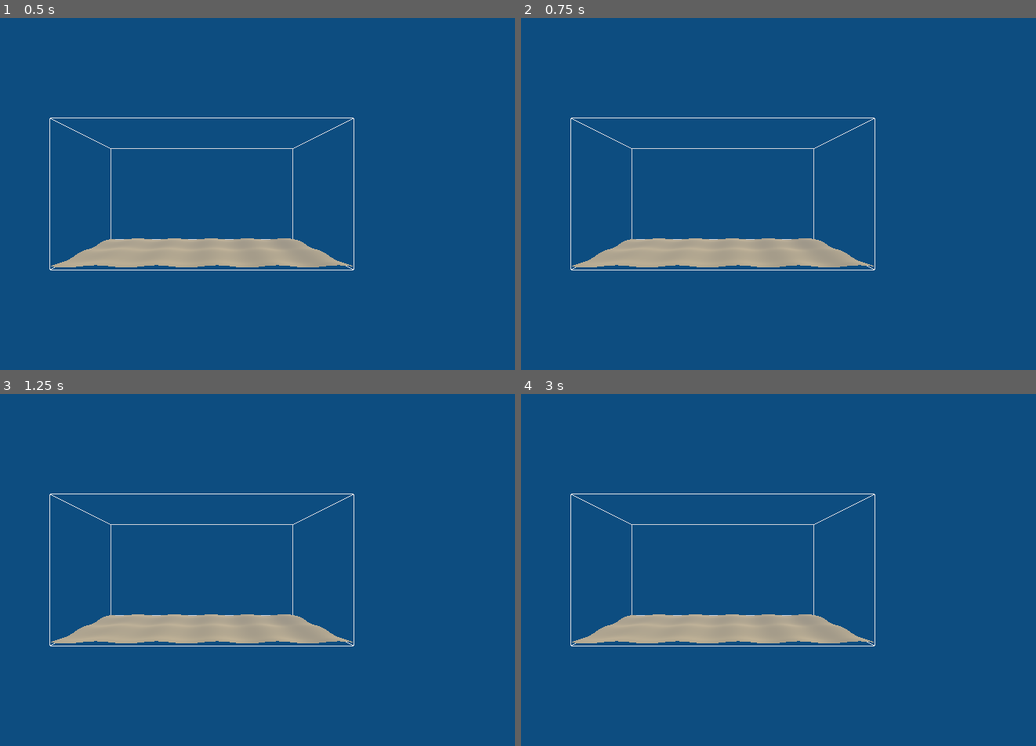
Above: before the commit, frames 1-4 (two rows, left to right).
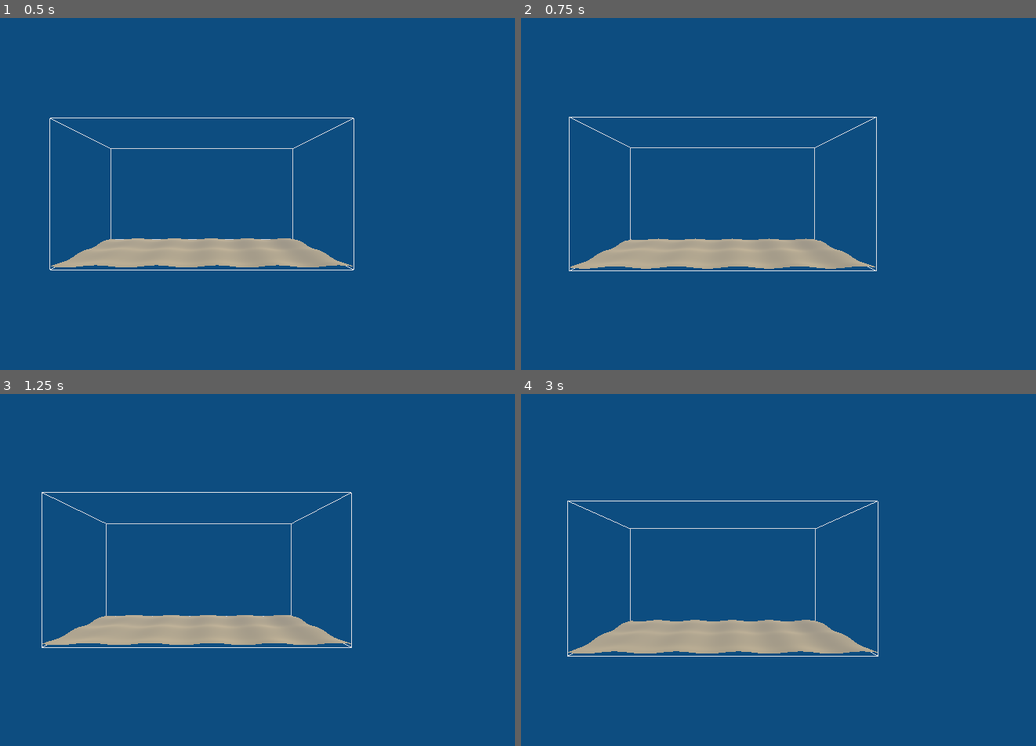
Above: after the commit, the same moments.

Repository: Lou-Simon/thon-sur-ton
Game: Godot game, scene res://aquarium/aquarium.tscn
Two runs of this game, one before a commit and one after it. Both use one fixed random seed, a clock stepped at 60 frames per second and the inputs below.
Inputs (mouse positions are in pixels of both pictures, inside the frame that each line leads up to):
- Up to frame 1 (0.5 s): no input
- Up to frame 2 (0.75 s): tap Enter at 0.5 s; move the mouse to (860, 176) at 0.52 s; tap W (camera_avancer, bound only after the commit) at 0.6 s
- Up to frame 3 (1.25 s): tap D (camera_droite, bound only after the commit) at 0.8 s
- Up to frame 4 (3 s): move the mouse to (598, 587) at 1.27 s; tap D (camera_droite, bound only after the commit) at 1.35 s; tap A (camera_gauche, bound only after the commit) at 1.55, 2.1 s; move the mouse to (783, 492) at 2.02 s; tap Space (camera_monter, bound only after the commit) at 2.3, 2.85 s; move the mouse to (690, 640) at 2.77 s

Frame 1 is identical in both runs. In frame 2, 1.4% of the frame differs, in the area x 9-70%, y 28-72%; in frame 3, 1.7%; in frame 4, 3.6%, in the area x 8-70%, y 28-75%.

Commit message:
feat: ajoute la caméra orbitale avec zoom et déplacement
Co-Authored-By: Claude Opus 5.5 <noreply@anthropic.com>

Diff:
--- a/godot/aquarium/aquarium.gd
+++ b/godot/aquarium/aquarium.gd
@@ -11,7 +11,7 @@
 @export var dimensions: Vector3 = Vector3(40.0, 20.0, 20.0)
 
 @onready var _aretes: MeshInstance3D = $Aretes
-@onready var _camera: Camera3D = $Camera
+@onready var _camera: CameraAquarium = $Camera
 @onready var _sol: Sol = $Sol
 
 
@@ -19,7 +19,8 @@
 	_tracer_aretes()
 	# Le sol reçoit les dimensions au lieu de les réécrire : elles restent définies ici.
 	_sol.construire(dimensions)
-	_placer_camera()
+	# La caméra aussi, avec la hauteur des plus hautes dunes : elle doit rester au-dessus.
+	_camera.installer(dimensions, -dimensions.y / 2.0 + _sol.hauteur_dunes)
 
 
 # Trace les 12 aretes de la boite : 4 aretes paralleles a chacun des 3 axes.
@@ -41,14 +42,3 @@
 			maillage.surface_add_vertex(Vector3(a * demi.x, b * demi.y, demi.z))
 	maillage.surface_end()
 	_aretes.mesh = maillage
-
-
-# Recule la camera, face a l'aquarium, juste assez pour voir toute la boite.
-func _placer_camera() -> void:
-	# Rayon de la sphere qui contient la boite : la moitie de sa diagonale.
-	var rayon: float = dimensions.length() / 2.0
-	# La sphere tient dans le champ de vision quand sin(angle / 2) = rayon / distance.
-	var demi_angle: float = deg_to_rad(_camera.fov / 2.0)
-	var distance: float = rayon / sin(demi_angle)
-	# Une camera regarde vers -z : on la recule donc vers +z (Vector3.BACK).
-	_camera.position = Vector3.BACK * distance
--- a/godot/aquarium/aquarium.tscn
+++ b/godot/aquarium/aquarium.tscn
@@ -3,6 +3,7 @@
 [ext_resource type="Script" uid="uid://cs4yghet4ekgi" path="res://aquarium/aquarium.gd" id="1_aquarium"]
 [ext_resource type="Script" uid="uid://bx5xqa4fiis6g" path="res://aquarium/sol.gd" id="2_sol"]
 [ext_resource type="Script" uid="uid://lok43c2l8u4p" path="res://aquarium/ambiance.gd" id="3_ambiance"]
+[ext_resource type="Script" uid="uid://dmf2ids5tiuth" path="res://aquarium/camera.gd" id="4_camera"]
 
 [sub_resource type="StandardMaterial3D" id="StandardMaterial3D_aretes"]
 shading_mode = 0
@@ -23,3 +24,4 @@
 transform = Transform3D(0.70710677, -0.5, 0.5, 0, 0.70710677, 0.70710677, -0.70710677, -0.5, 0.5, 0, 0, 0)
 
 [node name="Camera" type="Camera3D" parent="." unique_id=1771163227]
+script = ExtResource("4_camera")
--- /dev/null
+++ b/godot/aquarium/camera.gd
@@ -0,0 +1,152 @@
+extends Camera3D
+class_name CameraAquarium
+## La caméra de l'aquarium : elle tourne autour d'un point, le pivot, et le regarde toujours.
+## La souris change les deux angles et la distance, le clavier déplace le pivot.
+## En zoomant près du pivot puis en le déplaçant, on se promène dans l'aquarium.
+##
+## Chaque réglage existe en deux exemplaires : la valeur voulue, que les commandes
+## modifient d'un coup, et la valeur affichée, qui la rejoint en douceur.
+
+## Angle dont la caméra tourne quand la souris glisse d'un pixel, en degrés.
+@export var sensibilite_souris: float = 0.3
+## Tangage le plus fort, vers le haut comme vers le bas, en degrés.
+## Doit rester sous 90 : à la verticale exacte, la caméra ne sait plus où est le haut.
+@export var tangage_max: float = 85.0
+## Part de la distance gagnée ou perdue à chaque cran de molette (0.1 = 10 %).
+@export var pas_zoom: float = 0.1
+## Distance la plus courte entre la caméra et le pivot, en unités Godot.
+@export var distance_min: float = 2.0
+## Distance la plus longue, en nombre de fois la distance de départ.
+@export var facteur_distance_max: float = 1.5
+## Vitesse du pivot quand on le déplace au clavier, en unités Godot par seconde.
+@export var vitesse_pivot: float = 10.0
+## Hauteur gardée entre la caméra (ou le pivot) et le haut des dunes, en unités Godot.
+@export var marge_sol: float = 0.5
+## Rapidité avec laquelle la vue rejoint la position voulue : plus c'est grand, plus c'est vif.
+@export var douceur: float = 10.0
+
+# Limites reçues de l'aquarium, ou calculées à partir de ses dimensions.
+var _pivot_min: Vector3
+var _pivot_max: Vector3
+var _hauteur_min: float
+var _distance_depart: float
+var _distance_max: float
+
+# Valeurs voulues : là où les commandes demandent d'aller.
+var _pivot_voulu: Vector3
+var _lacet_voulu: float
+var _tangage_voulu: float
+var _distance_voulue: float
+
+# Valeurs affichées : là où la caméra en est. Angles en radians.
+var _pivot: Vector3
+var _lacet: float
+var _tangage: float
+var _distance: float
+
+
+func _process(delta: float) -> void:
+	_deplacer_pivot(delta)
+	_adoucir(delta)
+	_placer()
+
+
+# `_unhandled_input` ne reçoit que ce que l'interface n'a pas utilisé :
+# un clic sur un futur bouton ne fera pas tourner la caméra.
+func _unhandled_input(evenement: InputEvent) -> void:
+	if evenement is InputEventMouseMotion and Input.is_action_pressed("camera_tourner"):
+		_tourner((evenement as InputEventMouseMotion).relative)
+	elif evenement.is_action_pressed("camera_zoom_avant"):
+		_zoomer(1.0 - pas_zoom)
+	elif evenement.is_action_pressed("camera_zoom_arriere"):
+		_zoomer(1.0 + pas_zoom)
+	elif evenement.is_action_pressed("camera_recentrer"):
+		_recentrer()
+
+
+# Prépare la caméra pour une boîte de la taille donnée, dont le sable monte jusqu'à `hauteur_sol`.
+# C'est l'aquarium qui appelle cette fonction : lui seul connaît les dimensions.
+func installer(dimensions: Vector3, hauteur_sol: float) -> void:
+	var demi: Vector3 = dimensions / 2.0
+	_hauteur_min = hauteur_sol + marge_sol
+	# Le pivot reste dans la boîte, au-dessus du sable.
+	_pivot_min = Vector3(-demi.x, _hauteur_min, -demi.z)
+	_pivot_max = demi
+	# Distance de départ : juste assez pour voir toute la boîte.
+	# Rayon de la sphère qui contient la boîte : la moitié de sa diagonale.
+	var rayon: float = dimensions.length() / 2.0
+	# La sphère tient dans le champ de vision quand sin(angle / 2) = rayon / distance.
+	_distance_depart = rayon / sin(deg_to_rad(fov / 2.0))
+	_distance_max = _distance_depart * facteur_distance_max
+	_recentrer()
+	# Au lancement, la caméra est tout de suite à la vue de départ, sans glisser jusqu'à elle.
+	_distance = _distance_voulue
+	_placer()
+
+
+# Retour à la vue de départ : pivot au centre de la boîte, caméra de face, toute la boîte visible.
+func _recentrer() -> void:
+	# Après plusieurs tours, le lacet vaut plus d'un tour complet. On le ramène entre
+	# -PI et PI (même angle, même image), sinon le retour déroulerait tous les tours.
+	_lacet = wrapf(_lacet, -PI, PI)
+	_pivot_voulu = Vector3.ZERO
+	_lacet_voulu = 0.0
+	_tangage_voulu = 0.0
+	_distance_voulue = _distance_depart
+
+
+# Tourne autour du pivot, d'après le glissement de la souris en pixels.
+func _tourner(glissement: Vector2) -> void:
+	var angle: Vector2 = glissement * deg_to_rad(sensibilite_souris)
+	# Souris vers la droite : la caméra part à gauche, la scène suit donc la souris.
+	_lacet_voulu -= angle.x
+	# Souris vers le bas : la caméra monte et regarde l'aquarium de plus haut.
+	var limite: float = deg_to_rad(tangage_max)
+	_tangage_voulu = clampf(_tangage_voulu + angle.y, -limite, limite)
+
+
+# Multiplie la distance au pivot : le zoom reste régulier de près comme de loin.
+func _zoomer(facteur: float) -> void:
+	_distance_voulue = clampf(_distance_voulue * facteur, distance_min, _distance_max)
+
+
+# Déplace le pivot au clavier, par rapport à la direction dans laquelle on regarde.
+func _deplacer_pivot(delta: float) -> void:
+	# x : gauche (-1) ou droite (+1). y : avancer (-1) ou reculer (+1).
+	var plan: Vector2 = Input.get_vector(
+			"camera_gauche", "camera_droite", "camera_avancer", "camera_reculer")
+	var vertical: float = Input.get_axis("camera_descendre", "camera_monter")
+	# Reculer, c'est aller vers +z quand le lacet est nul. On tourne ce déplacement
+	# du même lacet que la caméra, autour de la verticale : monter reste donc vertical.
+	var deplacement: Vector3 = Vector3(plan.x, vertical, plan.y).rotated(Vector3.UP, _lacet)
+	_pivot_voulu += deplacement * vitesse_pivot * delta
+	_pivot_voulu = _pivot_voulu.clamp(_pivot_min, _pivot_max)
+
+
+# Rapproche les valeurs affichées des valeurs voulues.
+func _adoucir(delta: float) -> void:
+	# Part du chemin parcourue pendant cette image. Avec l'exponentielle, deux images
+	# courtes font exactement le même chemin qu'une image longue : le mouvement ne
+	# dépend pas du nombre d'images par seconde.
+	var part: float = 1.0 - exp(-douceur * delta)
+	_pivot = _pivot.lerp(_pivot_voulu, part)
+	_lacet = lerpf(_lacet, _lacet_voulu, part)
+	_tangage = lerpf(_tangage, _tangage_voulu, part)
+	_distance = lerpf(_distance, _distance_voulue, part)
+
+
+# Calcule la position de la caméra à partir du pivot, des deux angles et de la distance.
+func _placer() -> void:
+	# Direction du pivot vers la caméra, de longueur 1.
+	# Le tangage est l'angle au-dessus de l'horizontale : sin(tangage) donne la hauteur,
+	# cos(tangage) ce qui reste à l'horizontale. Le lacet répartit ce reste entre x et z.
+	# Angles nuls : direction (0, 0, 1), la caméra est en +z, face à l'aquarium.
+	var direction: Vector3 = Vector3(
+			cos(_tangage) * sin(_lacet),
+			sin(_tangage),
+			cos(_tangage) * cos(_lacet))
+	var cible: Vector3 = _pivot + direction * _distance
+	# La caméra ne passe jamais sous le sable : si elle descendait trop, on la remonte.
+	cible.y = maxf(cible.y, _hauteur_min)
+	# L'aquarium est centré sur l'origine : ses coordonnées sont celles du monde.
+	look_at_from_position(cible, _pivot)
--- a/godot/project.godot
+++ b/godot/project.godot
@@ -13,3 +13,56 @@
 config/name="Thon sur thon"
 run/main_scene="res://aquarium/aquarium.tscn"
 config/features=PackedStringArray("4.7", "Forward Plus")
+
+[input]
+
+camera_tourner={
+"deadzone": 0.2,
+"events": [Object(InputEventMouseButton,"resource_local_to_scene":false,"resource_name":"","device":-1,"window_id":0,"alt_pressed":false,"shift_pressed":false,"ctrl_pressed":false,"meta_pressed":false,"button_mask":0,"position":Vector2(0, 0),"global_position":Vector2(0, 0),"factor":1.0,"button_index":1,"canceled":false,"pressed":false,"double_click":false,"script":null)
+]
+}
+camera_zoom_avant={
+"deadzone": 0.2,
+"events": [Object(InputEventMouseButton,"resource_local_to_scene":false,"resource_name":"","device":-1,"window_id":0,"alt_pressed":false,"shift_pressed":false,"ctrl_pressed":false,"meta_pressed":false,"button_mask":0,"position":Vector2(0, 0),"global_position":Vector2(0, 0),"factor":1.0,"button_index":4,"canceled":false,"pressed":false,"double_click":false,"script":null)
+]
+}
+camera_zoom_arriere={
+"deadzone": 0.2,
+"events": [Object(InputEventMouseButton,"resource_local_to_scene":false,"resource_name":"","device":-1,"window_id":0,"alt_pressed":false,"shift_pressed":false,"ctrl_pressed":false,"meta_pressed":false,"button_mask":0,"position":Vector2(0, 0),"global_position":Vector2(0, 0),"factor":1.0,"button_index":5,"canceled":false,"pressed":false,"double_click":false,"script":null)
+]
+}
+camera_avancer={
+"deadzone": 0.2,
+"events": [Object(InputEventKey,"resource_local_to_scene":false,"resource_name":"","device":-1,"window_id":0,"alt_pressed":false,"shift_pressed":false,"ctrl_pressed":false,"meta_pressed":false,"pressed":false,"keycode":0,"physical_keycode":87,"key_label":0,"unicode":0,"location":0,"echo":false,"script":null)
+]
+}
+camera_reculer={
+"deadzone": 0.2,
+"events": [Object(InputEventKey,"resource_local_to_scene":false,"resource_name":"","device":-1,"window_id":0,"alt_pressed":false,"shift_pressed":false,"ctrl_pressed":false,"meta_pressed":false,"pressed":false,"keycode":0,"physical_keycode":83,"key_label":0,"unicode":0,"location":0,"echo":false,"script":null)
+]
+}
+camera_gauche={
+"deadzone": 0.2,
+"events": [Object(InputEventKey,"resource_local_to_scene":false,"resource_name":"","device":-1,"window_id":0,"alt_pressed":false,"shift_pressed":false,"ctrl_pressed":false,"meta_pressed":false,"pressed":false,"keycode":0,"physical_keycode":65,"key_label":0,"unicode":0,"location":0,"echo":false,"script":null)
+]
+}
+camera_droite={
+"deadzone": 0.2,
+"events": [Object(InputEventKey,"resource_local_to_scene":false,"resource_name":"","device":-1,"window_id":0,"alt_pressed":false,"shift_pressed":false,"ctrl_pressed":false,"meta_pressed":false,"pressed":false,"keycode":0,"physical_keycode":68,"key_label":0,"unicode":0,"location":0,"echo":false,"script":null)
+]
+}
+camera_monter={
+"deadzone": 0.2,
+"events": [Object(InputEventKey,"resource_local_to_scene":false,"resource_name":"","device":-1,"window_id":0,"alt_pressed":false,"shift_pressed":false,"ctrl_pressed":false,"meta_pressed":false,"pressed":false,"keycode":0,"physical_keycode":32,"key_label":0,"unicode":0,"location":0,"echo":false,"script":null)
+]
+}
+camera_descendre={
+"deadzone": 0.2,
+"events": [Object(InputEventKey,"resource_local_to_scene":false,"resource_name":"","device":-1,"window_id":0,"alt_pressed":false,"shift_pressed":false,"ctrl_pressed":false,"meta_pressed":false,"pressed":false,"keycode":0,"physical_keycode":4194325,"key_label":0,"unicode":0,"location":0,"echo":false,"script":null)
+]
+}
+camera_recentrer={
+"deadzone": 0.2,
+"events": [Object(InputEventKey,"resource_local_to_scene":false,"resource_name":"","device":-1,"window_id":0,"alt_pressed":false,"shift_pressed":false,"ctrl_pressed":false,"meta_pressed":false,"pressed":false,"keycode":0,"physical_keycode":4194317,"key_label":0,"unicode":0,"location":0,"echo":false,"script":null)
+]
+}
Not shown, added: godot/aquarium/camera.gd.uid
